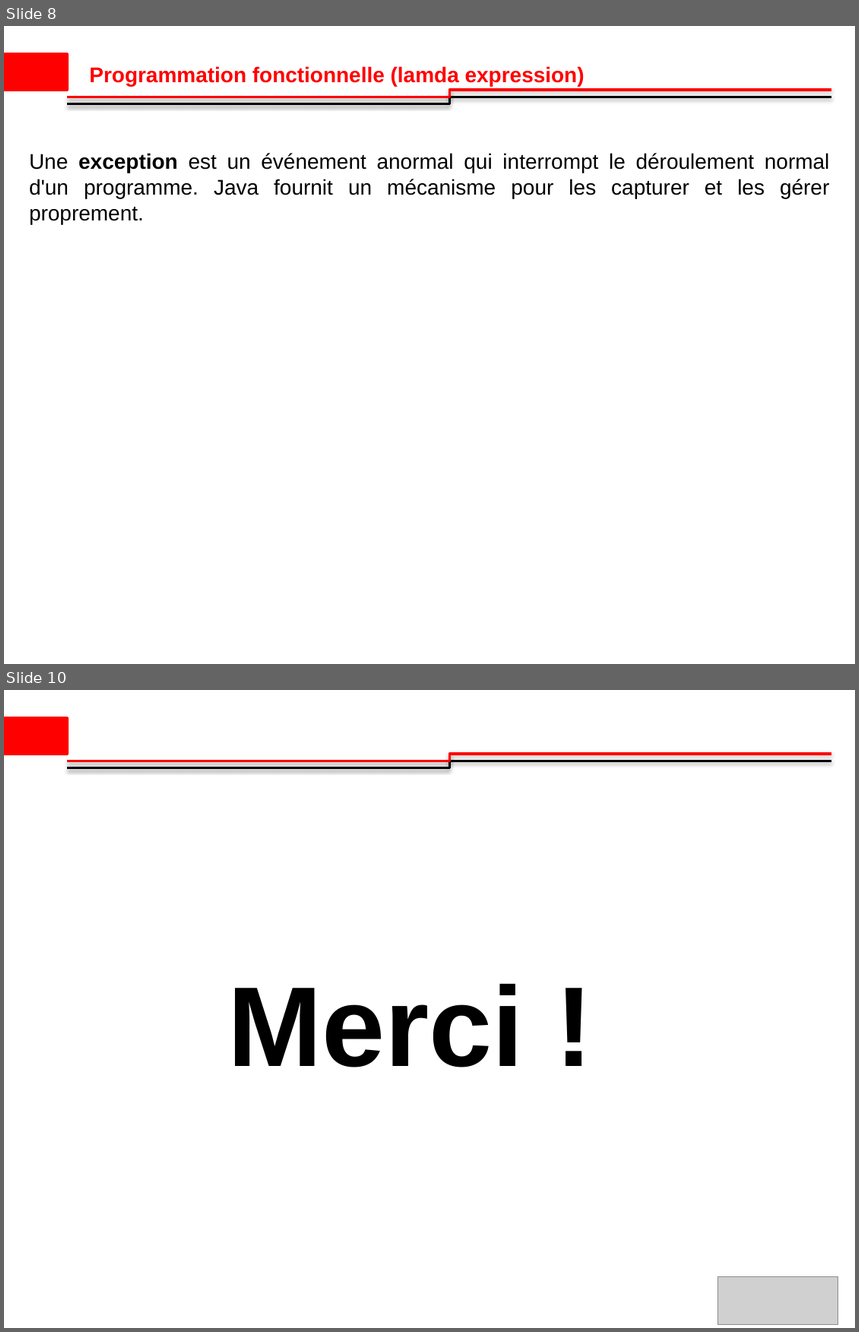
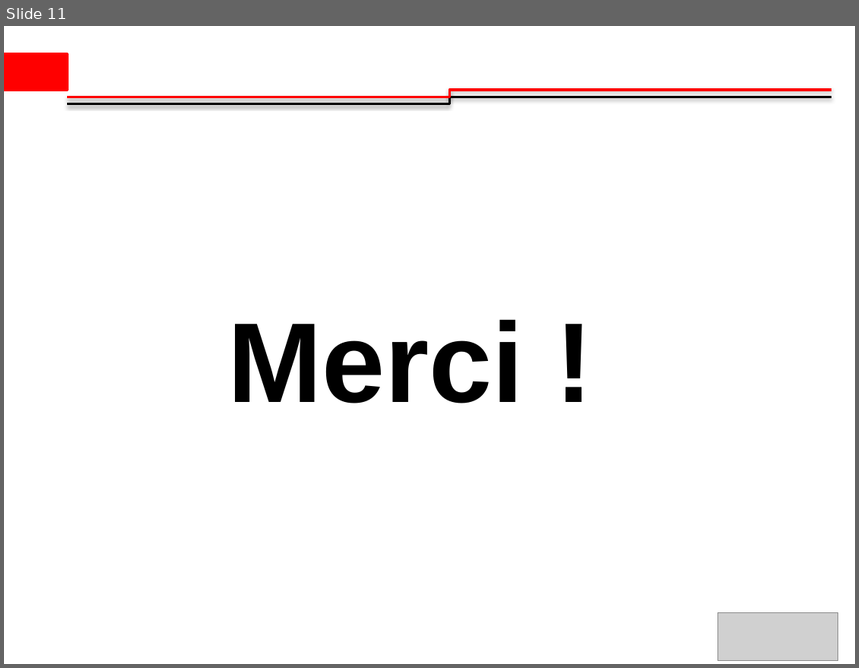
Before and after one commit to ibrahimsava/Osis-training-in-java, a slide deck: Osis_Presentation_Ibrahim_SAVADOGO_2 [Autosaved].pptx. Shown one above the other, each under a label of ours: slides 8 and 10 before the commit, slide 11 after it; the slides between them are not shown. The pictures are 859x1332 and 859x668 pixels, drawn with LibreOffice and Linux fonts; fonts in the diff are those of the drawing; grey boxes stand for pictures; background and template pictures are left out. Boxes give left, top, right and bottom in pixels: in the first picture for what was removed or moved away, otherwise in the second. Text is boxed around its words. In the diff, an @@ line names an element or a change of style, - is before the commit and + after.

```diff
--- a/Osis_Presentation_Ibrahim_SAVADOGO_2 [Autosaved].pptx
+++ b/Osis_Presentation_Ibrahim_SAVADOGO_2 [Autosaved].pptx
@@ slide 8 removed at bbox=[4, 26, 855, 664], background #FFFFFF; not listed: 3 template elements that a slide beside it also shows @@
@@ text removed at bbox=[89, 66, 585, 86] @@
-Programmation fonctionnelle (lamda expression)
@@ text removed at bbox=[29, 153, 830, 224] @@
-Une exception est un événement anormal qui interrompt le déroulement normal d'un programme. Java fournit un mécanisme pour les capturer et les gérer proprement.
@@ what was slide 10 is now slide 11 @@
```
Also in this commit, not shown: 7 slides changed, 3 slides added, 1 other slide removed, 1 other file.
